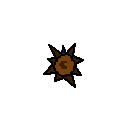
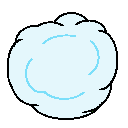
The second 128x128 image is a revision of the first. Changes to its layers:
hid group "Stump" (1 layers) over <box>43,43,84,89</box>
added group "Snow" with 3 layers above "Sick Green" over <box>7,12,118,120</box>
added layer "Shape 13" (1st of 5, in "Snow") in group "Snow" over <box>25,34,100,100</box>
added layer "Layer 4" (1st of 5, in "Snow") in group "Snow" over <box>9,14,116,118</box>
added layer "Shape 9" (1st of 5, in "Snow") in group "Snow" over <box>7,12,118,120</box>
